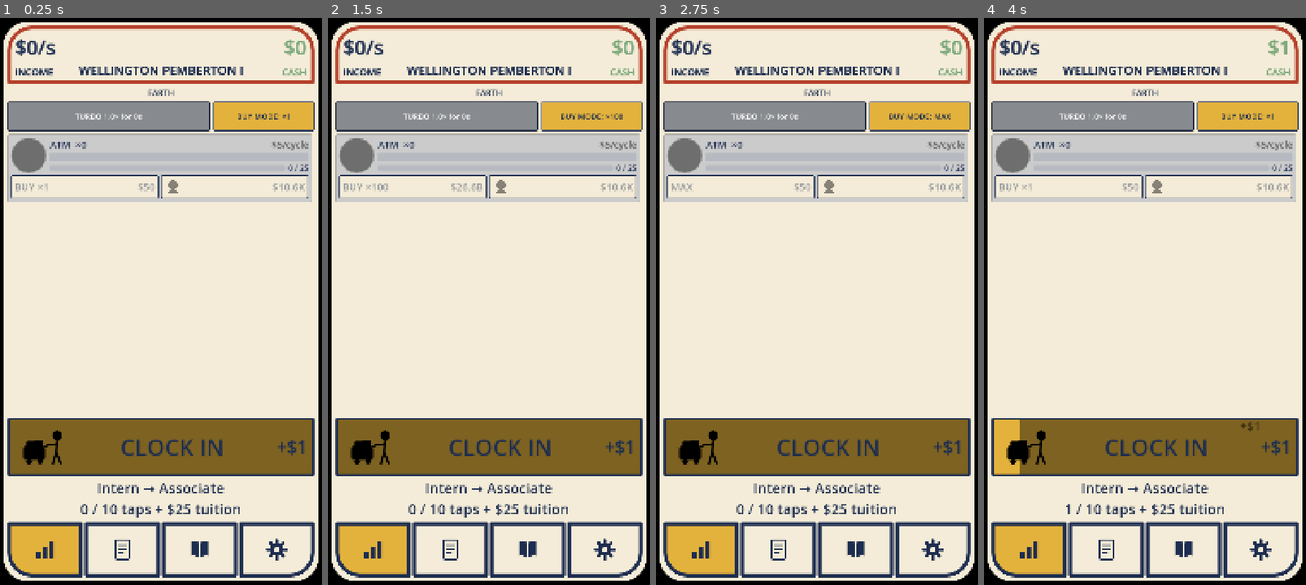
Above: before the commit, frames 1-4 (left to right).
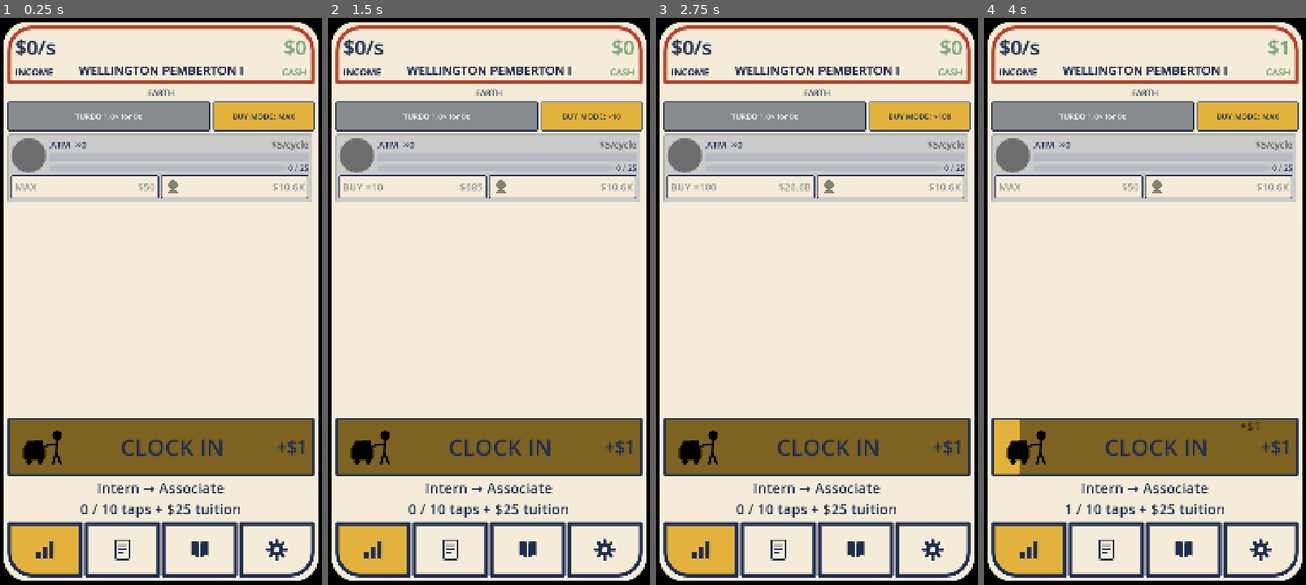
Above: after the commit, the same moments.

Repository: TimGoergen/american-tycoon
Game: Godot game, scene res://Main.tscn
Two runs of this game, one before a commit and one after it. Both use one fixed random seed, a clock stepped at 60 frames per second and the inputs below.
Inputs (mouse positions are in pixels of both pictures, inside the frame that each line leads up to):
- Up to frame 1 (0.25 s): no input
- Up to frame 2 (1.5 s): click "BUY MODE: ×1" (after the commit: "BUY MODE: MAX") at 0.5 s; click "BUY MODE: ×10" (after the commit: "BUY MODE: ×1") at 1.25 s
- Up to frame 3 (2.75 s): click "BUY MODE: ×100" (after the commit: "BUY MODE: ×10") at 2 s
- Up to frame 4 (4 s): click "BUY MODE: MAX" (after the commit: "BUY MODE: ×100") at 2.75 s; click (1145, 448) at 3.5 s

The runs differ from the first frame. In frame 1, 0.2% of the frame differs, in the area x 5-92%, y 16-31%; in frame 2, 0.2%; in frame 3, 0.3%; in frame 4, 0.2%.

Commit message:
UI: darker/saturated rush green; default buy mode = MAX
- Held-rush cycle bar now darkens + saturates the green (was a lighter tint) so
  the active push reads as leaning in rather than washing out.
- Fresh games (and saves missing the field) now default the global buy mode to
  MAX instead of x1.

Co-Authored-By: Claude Opus 4.8 <noreply@anthropic.com>
Claude-Session: https://claude.ai/code/session_01K2ZZ5Zvn7oQ8E4YSKqtos7

Diff:
--- a/game/scripts/core/GameState.gd
+++ b/game/scripts/core/GameState.gd
@@ -32,8 +32,9 @@
 
 ## UI preference: the player's selected global buy mode (a PropertyRow.BuyMode int).
 ## Stored here only so it persists in the save file across sessions; the headless
-## model never reads it.
-var ui_buy_mode: int = 0
+## model never reads it. Defaults to 3 = MAX (Tim, 2026-06-23 — a fresh game should
+## start in buy-max). The literal avoids a UI-class dependency from this headless file.
+var ui_buy_mode: int = 3
 
 ## UI preference: whether the prestige minigame is played (true) or auto-skipped for a
 ## flat 1.0× Legacy multiplier (false). Defaults to on (the minigame is mandatory until
@@ -266,7 +267,7 @@
 
 	economy.cash = float(data.get("cash", 0.0))
 	peak_net_worth = float(data.get("peak_net_worth", 0.0))
-	ui_buy_mode = int(data.get("buy_mode", 0))
+	ui_buy_mode = int(data.get("buy_mode", 3))  # 3 = MAX; matches the fresh-game default
 	# Pre-minigame saves have no flag; default to enabled (mandatory until opted out).
 	ui_minigame_enabled = bool(data.get("minigame_enabled", true))
 	economy.spent_on_units_this_gen = float(data.get("spent_on_units_this_gen", 0.0))
--- a/game/scripts/ui/PropertyRow.gd
+++ b/game/scripts/ui/PropertyRow.gd
@@ -52,9 +52,13 @@
 ## cycle completes and restarts, so a drop tells us to snap the bar back to zero.
 var _last_true_cycle_fraction := 0.0
 
-## While the player holds the rush button, the cycle bar fills in a brighter green
-## to signal the active push. How far the green is lightened toward white (0 = none).
-const HELD_RUSH_LIGHTEN := 0.35
+## While the player holds the rush button, the cycle bar fills in a deeper, more vivid
+## green to signal the active push (Tim, 2026-06-23 — was a lighter tint, now darker and
+## more saturated so the push reads as "leaning in" rather than washing out).
+## HELD_RUSH_DARKEN pulls the green toward black; HELD_RUSH_SATURATE scales its HSV
+## saturation (1.0 = unchanged) so the deeper green still reads as green, not gray.
+const HELD_RUSH_DARKEN := 0.18
+const HELD_RUSH_SATURATE := 1.4
 
 ## Time constant (seconds) for the cycle bar to ease up to a rush-jumped target.
 ## A rush jumps the true progress forward in a discrete step (and held rushes fire
@@ -420,7 +424,10 @@
 	if want == 2:
 		fill = UiPalette.CYCLE_BLUE
 	elif want == 1:
-		fill = UiPalette.MONEY_GREEN.lightened(HELD_RUSH_LIGHTEN)
+		# Deeper, more saturated green for the active push. Color has no "saturate"
+		# helper, so we nudge the HSV saturation by hand after darkening.
+		fill = UiPalette.MONEY_GREEN.darkened(HELD_RUSH_DARKEN)
+		fill.s = minf(fill.s * HELD_RUSH_SATURATE, 1.0)
 	UiPalette.style_progress_bar(_cycle_bar, fill)
 
 
